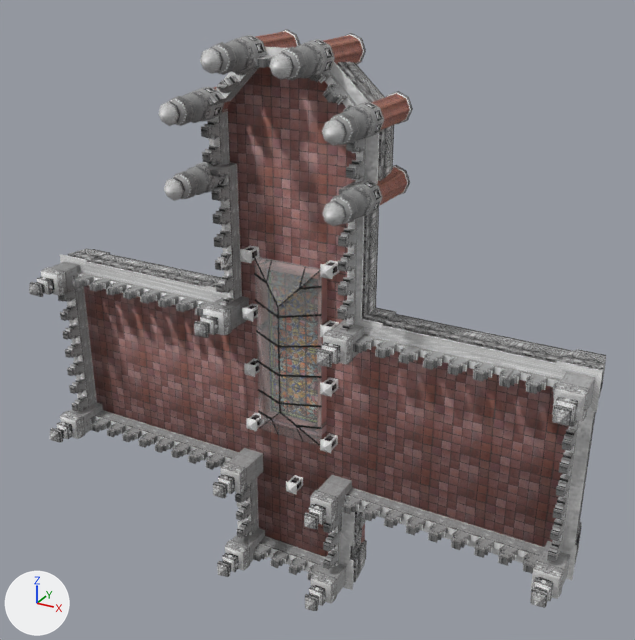
Renders of the FBX model Assets/Model/castelo_mourisco_piso5.fbx from each side of a commit.
One viewpoint serves both versions: a camera (50 mm lens) standing at (20.5, -49.0, 9.7) and looking at (0.8, -13.2, -8.2). Every picture has the same lights, and +X, +Y and +Z are marked at lower left. Where no turn or scale is listed for an object, it has been applied to the vertices. Vertices at the same position are counted once.

In view in the first picture: 'Acabamento Piso 5', 'Amurada arvore.001', 'Amurada pilares.001', 'Detalhe Torre Oeste 1', 'Detalhe Torre Oeste 2', 'Detalhe Torre Oeste 3', 'Detalhe Torre Oeste 4', 'Detalhe Torre Oeste 5', 'Detalhe Torre Oeste 6', 'pilar_ventilacao.008', 'piso5', 'telhado_vitral'.
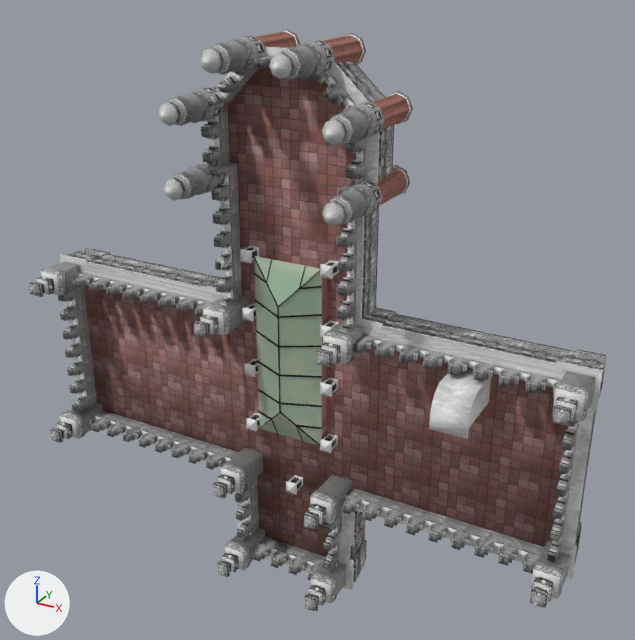
Patch to the scene script:
```diff
--- a/Assets/Model/castelo_mourisco_piso5.fbx.py
+++ b/Assets/Model/castelo_mourisco_piso5.fbx.py
@@ mat_vidro_001 @@
+mat_vidro_001 = principled_material('vidro.001')
+mat_vidro_001.base_color = (0.688, 1.0, 0.725)  # white #d8ffdd
+mat_vidro_001.metallic = 0.2
+mat_vidro_001.alpha = 0.5
@@ me_cubo @@
 me_cubo.from_pydata(...)  # 846 vertices, 827 faces; spans x -1.89..1.89, y -1.34..-0.37, z -4.87..4.87
 # used by ob_telhado_vitral; location = (0.03, -14.39, -9.62)
+# me_cubo part 2: all 20 faces that had it switch from mat_vidro (light grey #cacaca) to mat_vidro_001 (white #d8ffdd)
 me_cubo.materials.append(mat_metal_preto)
@@ me_malha_463 @@
 # used by ob_amurada_pilares_001; location = (-8.68, -15.37, -8.08); rotation_euler = (0.0, -3.142, 0.0), in degrees (0, -180, 0); scale = (-0.000245, -0.000245, -0.000245)
-me_malha_463.from_pydata(...)  # 11424 vertices, 20213 faces; spans x -24951.0..96372.0, y -4929.0..10876.0, z -60186.0..3485.0
+me_malha_463.from_pydata(...)  # 8511 vertices, 6905 faces; spans x -24951.0..96372.0, y -4929.0..10876.0, z -60186.0..3485.0
+# me_malha_463 part 1: the surface is now shaded smooth
 me_malha_463.materials.append(mat_parede_cimento_grosso)
@@ me_malha_462 @@
 # used by ob_amurada_arvore_001; location = (-8.68, -15.37, -8.08); rotation_euler = (0.0, -3.142, 0.0), in degrees (0, -180, 0); scale = (-0.000245, -0.000245, -0.000245)
-me_malha_462.from_pydata(...)  # 4315 vertices, 4099 faces; spans x -23012.0..94649.0, y -4929.0..2099.0, z -58144.0..52445.0
+me_malha_462.from_pydata(...)  # 2627 vertices, 1583 faces; spans x -23012.0..94649.0, y -4929.0..2099.0, z -58144.0..52445.0
+# me_malha_462 part 3: the surface is now shaded smooth
 me_malha_462.materials.append(mat_amuradas_piso5)
@@ me_cubo_008 @@
+me_cubo_008.from_pydata(...)  # 72 vertices, 43 faces; spans x -0.87..0.87, y -1.89..1.49, z -0.97..0.88
+me_cubo_008.materials.append(mat_parede_lisa_cimento)  # picture img_cimento_jpg
@@ ob_pilar_ventilacao_008 @@
 ob_pilar_ventilacao_008 = bpy.data.objects.new('pilar_ventilacao.008', me_cubo_001)
-ob_pilar_ventilacao_008.location = (0.2, -14.57, -17.45)
+ob_pilar_ventilacao_008.location = (2.29, -14.57, -14.23)
 ob_pilar_ventilacao_008.rotation_euler = (0.0, -1.571, 0.0)  # degrees (0, -90, 0)
@@ ob_saida_terraco @@
+ob_saida_terraco = bpy.data.objects.new('saida_terraco', me_cubo_008)
+ob_saida_terraco.location = (9.57, -15.53, -9.14)
```

Location of each change, (x1, y1, x2, y2) in pixels of the pictures (635 x 640 px):
'saida_terraco', added: after (429, 368, 491, 439)
'pilar_ventilacao.008', moved: before (286, 475, 303, 495); after (320, 433, 338, 453)
part 2 of me_cubo, recoloured: (254, 256, 322, 446) in both
